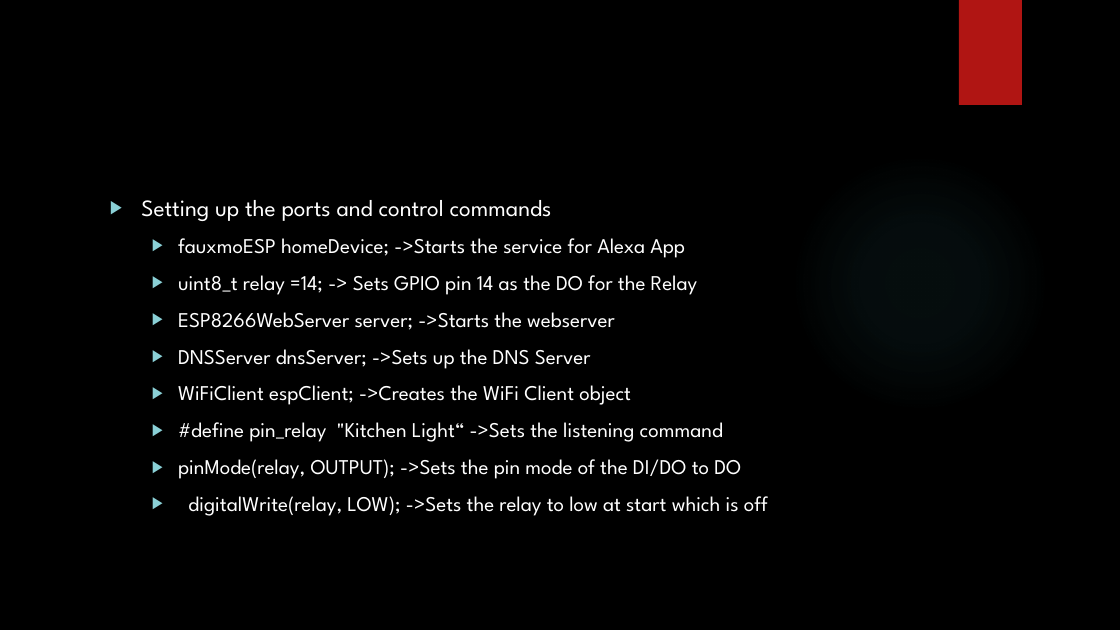
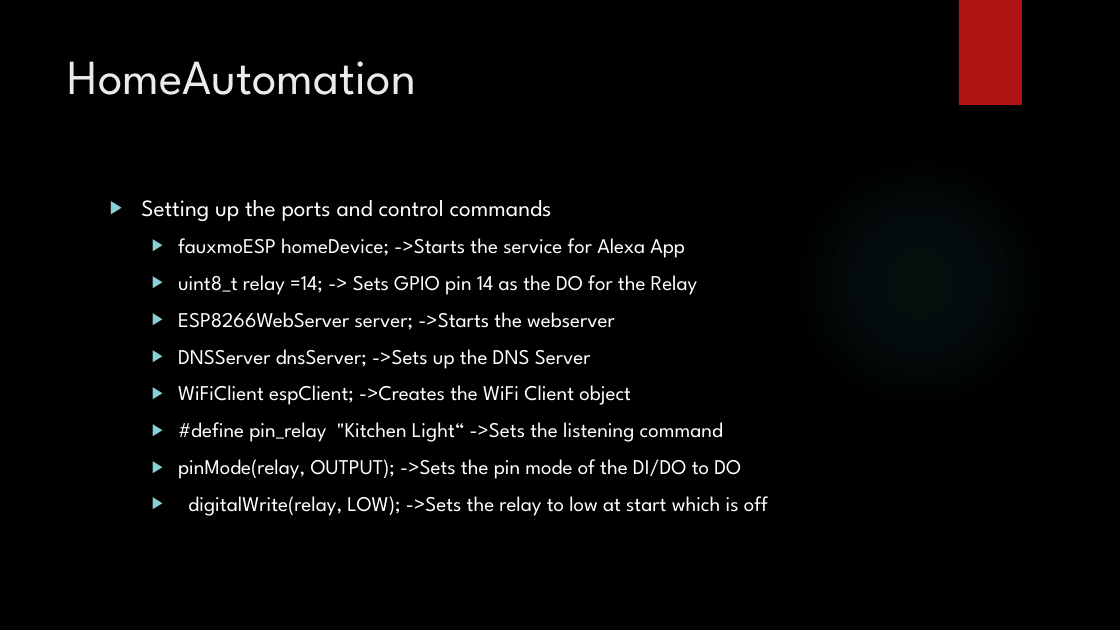
Before and after one commit to cammatth2001/HomeAutomation, a slide deck: slide 6 of HomeAutomation.pptx. Drawn at 1120x630 pixels with LibreOffice and Linux fonts; fonts in the diff are those of the drawing; background and template pictures are left out. Boxes give left, top, right and bottom in pixels: in the first picture for what was removed or moved away, otherwise in the second. Text is boxed around its words. In the diff, an @@ line names an element or a change of style, - is before the commit and + after.

```diff
--- a/HomeAutomation.pptx
+++ b/HomeAutomation.pptx
@@ title added at [68, 61, 416, 95], 42 pt, text #EBEBEB @@
+HomeAutomation
```
Also in this commit, not shown: 3 other slides changed, 1 other file.
